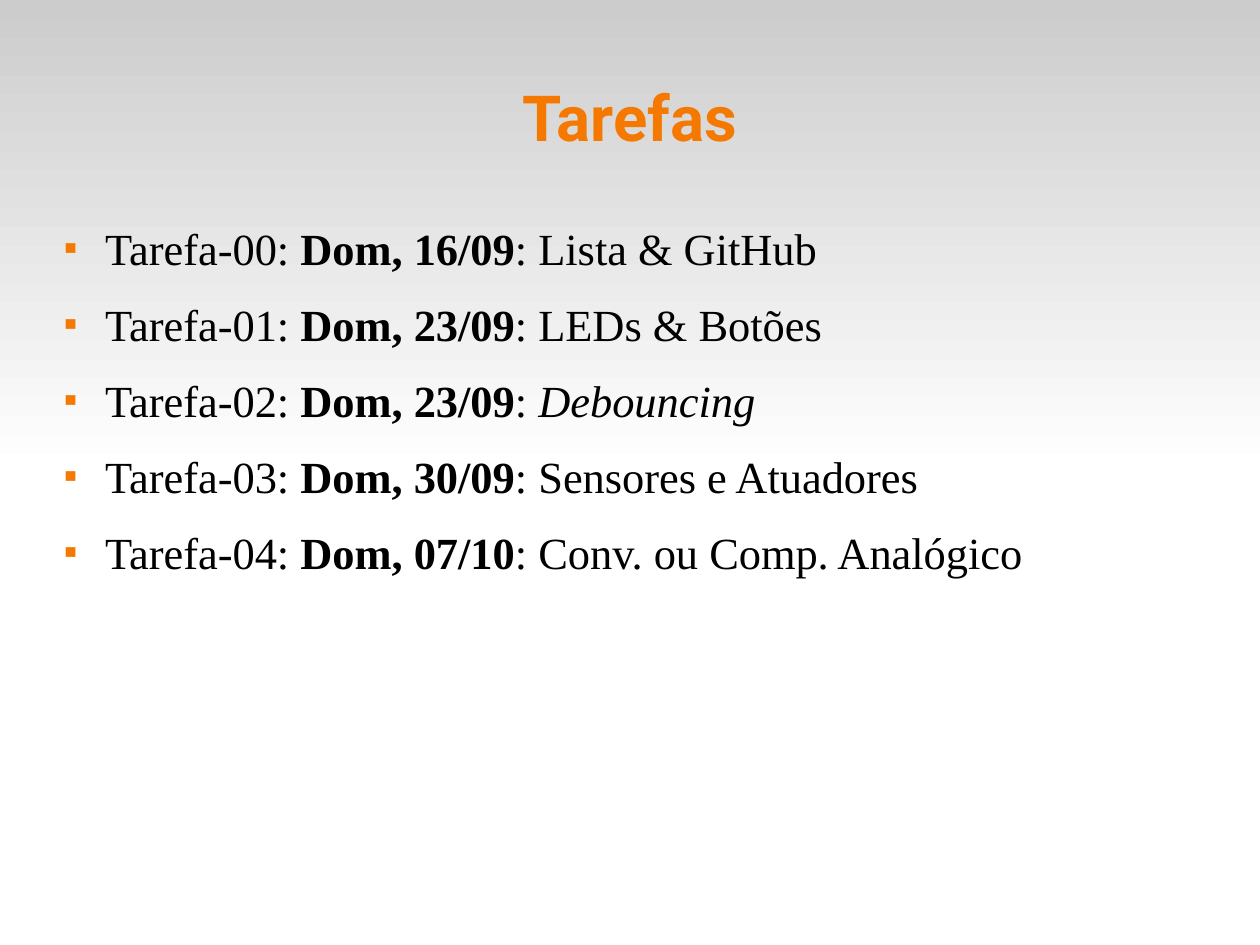
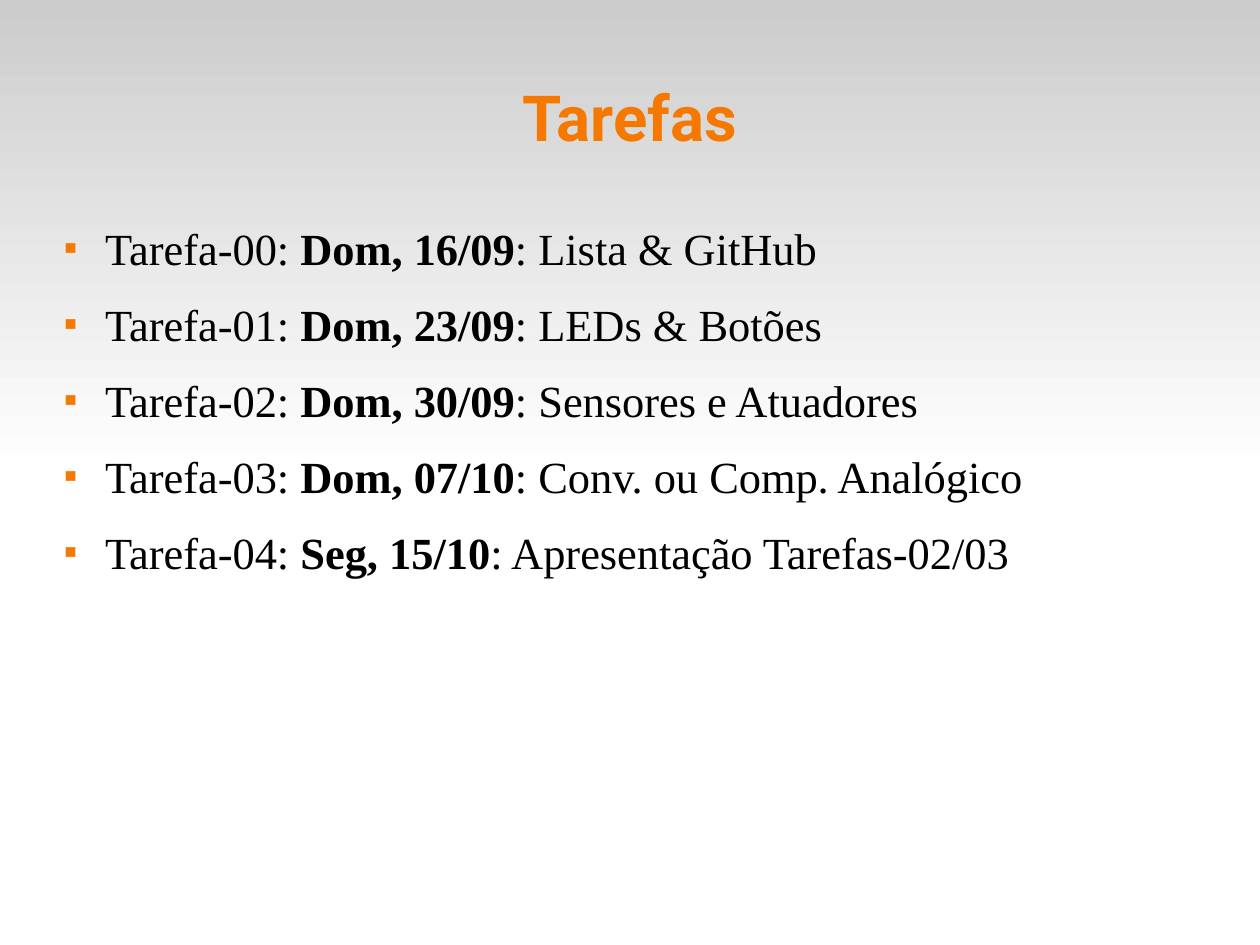
Before and after one commit to fsantanna-uerj/SE, a slide deck: slide 15 of Slides/se-00-intro.odp (slide 14 before the commit). Drawn at 1260x945 pixels with LibreOffice and Linux fonts; fonts in the diff are those of the drawing. Boxes give left, top, right and bottom in pixels: in the first picture for what was removed or moved away, otherwise in the second. Text is boxed around its words. In the diff, an @@ line names an element or a change of style, - is before the commit and + after.

```diff
--- a/Slides/se-00-intro.odp
+++ b/Slides/se-00-intro.odp
@@ text at bbox=[105, 385, 1022, 577]: text changed @@
-■ Tarefa-02: Dom, 23/09: Debouncing
-■ Tarefa-03: Dom, 30/09: Sensores e Atuadores
-■ Tarefa-04: Dom, 07/10: Conv. ou Comp. Analógico
+■ Tarefa-02: Dom, 30/09: Sensores e Atuadores
+■ Tarefa-03: Dom, 07/10: Conv. ou Comp. Analógico
+■ Tarefa-04: Seg, 15/10: Apresentação Tarefas-02/03
```
Also in this commit, not shown: 1 other slide changed, 1 slide added, 3 other files.
